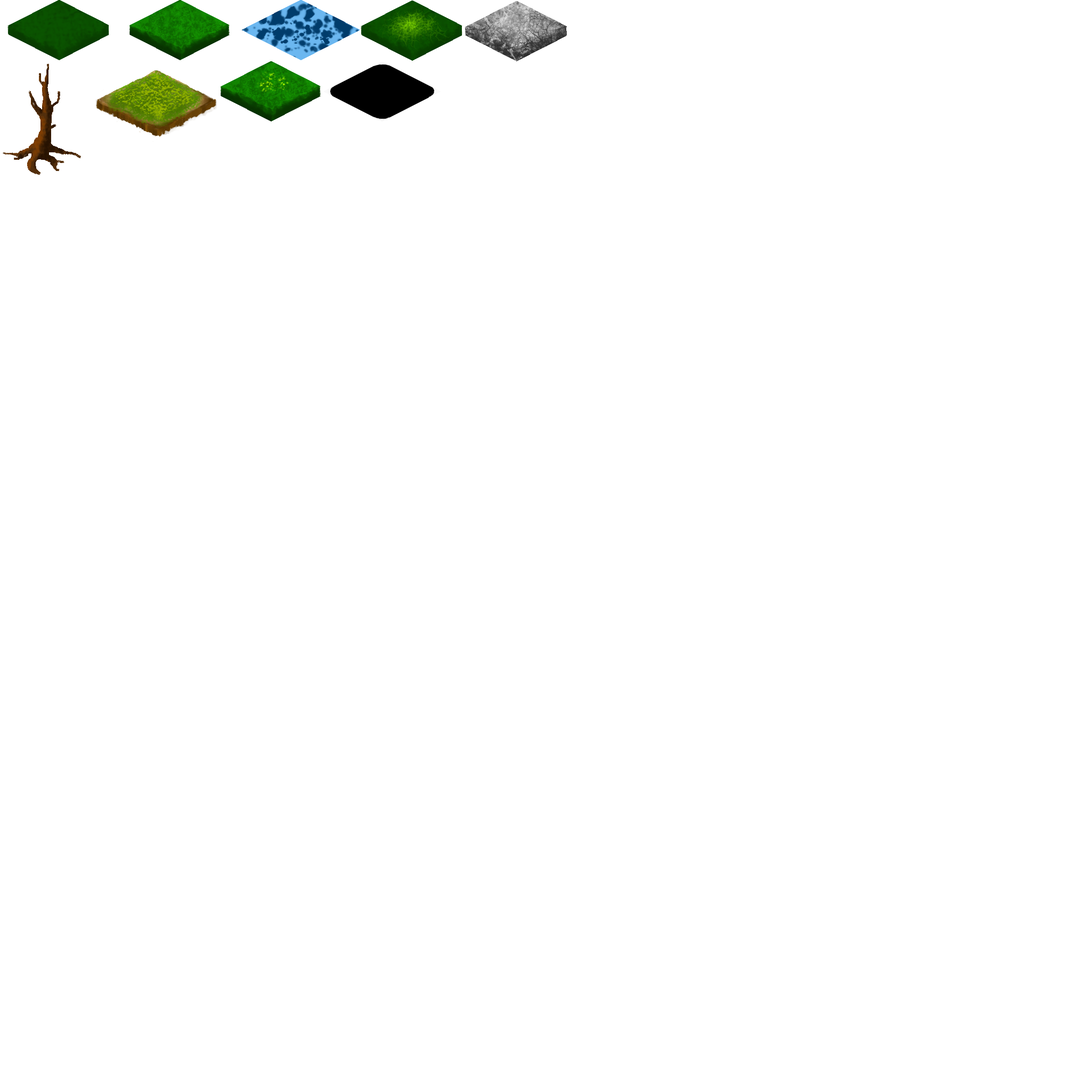
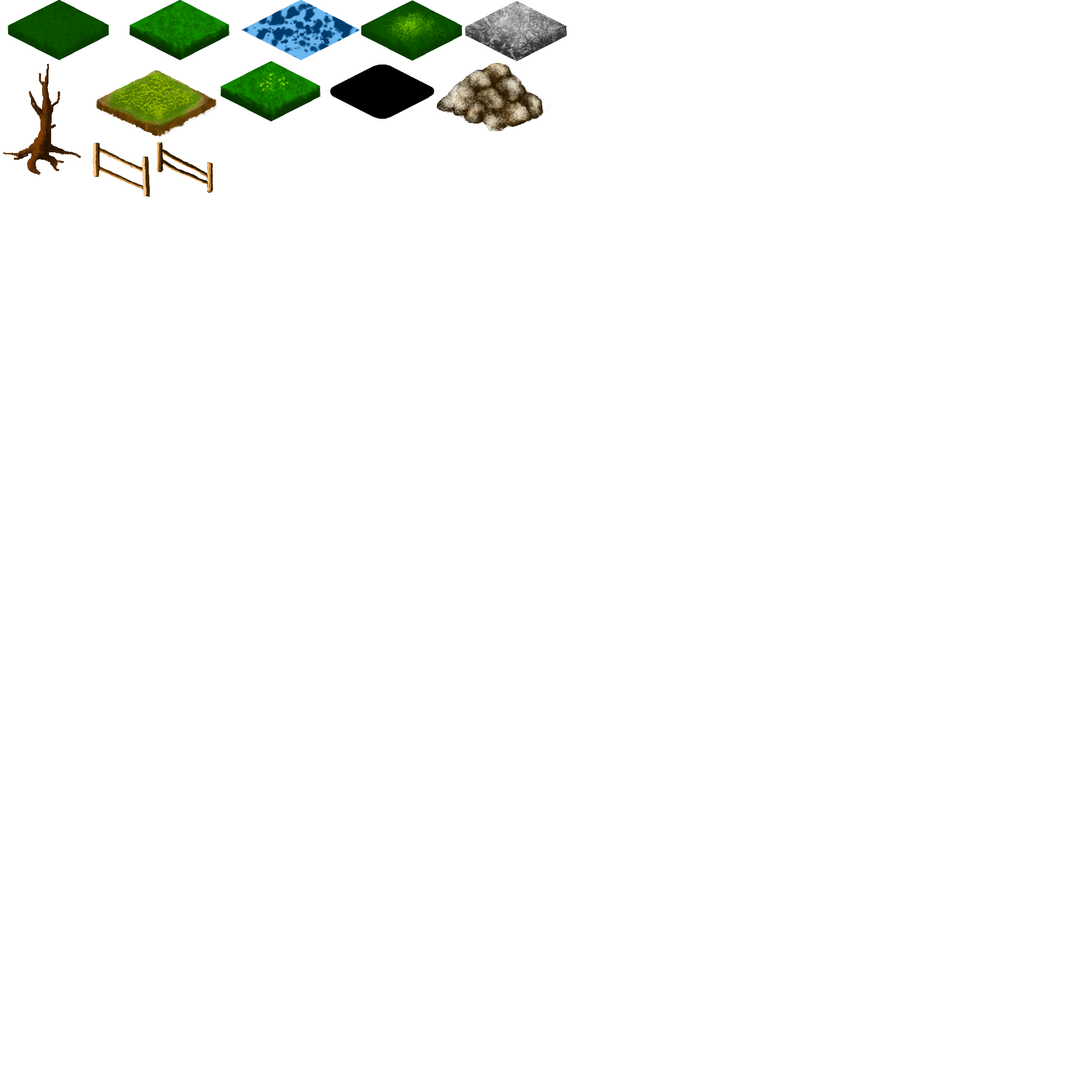
Layered file, before and after one edit (1091×1091). Changes by layer:
painted on "Обычный слой 3 (вставлено)" (1st of 2) over [92, 142, 135, 187]
added layer "Обычный слой 4 (вставлено)" (1st of 3) above "Обычный слой 4 (вставлено)" over [101, 141, 214, 198]
added layer "Обычный слой 4 (вставлено)" (2nd of 3) above "Обычный слой 4 (вставлено)" over [92, 141, 214, 198]
added layer "Обычный слой 4 (вставлено)" (3rd of 3) above "stones" over [437, 62, 552, 132]
painted on "stones" over [92, 62, 552, 198]
painted on "Обычный слой 3 (вставлено)" (2nd of 2) over [437, 62, 552, 132]
painted on "collider" over [437, 74, 470, 124]
painted on "Копия Layer 2" over [92, 141, 181, 159]
